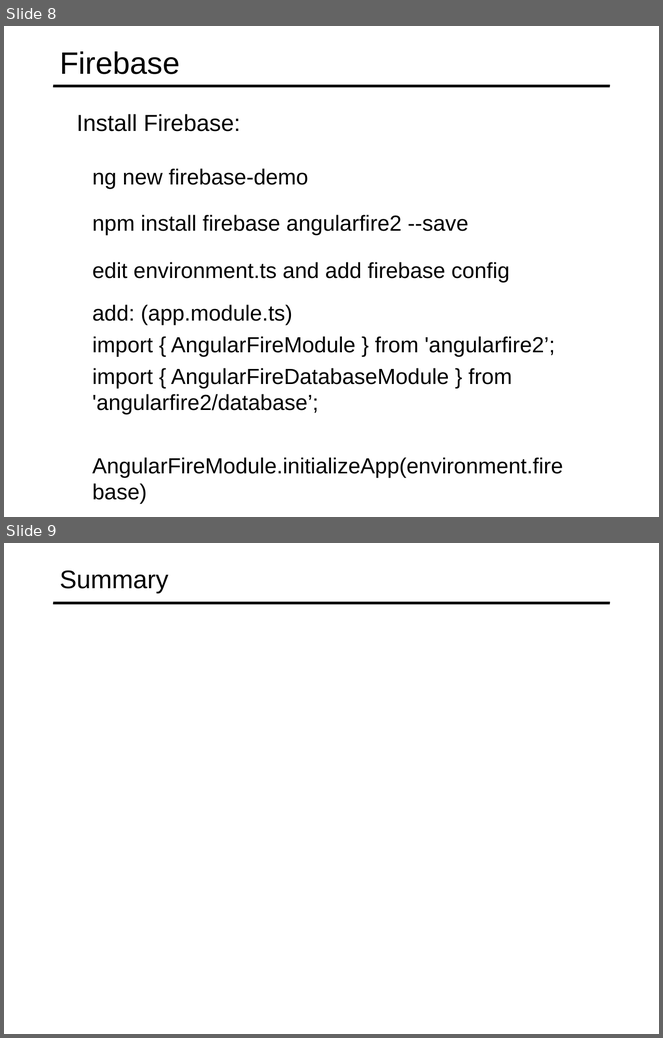
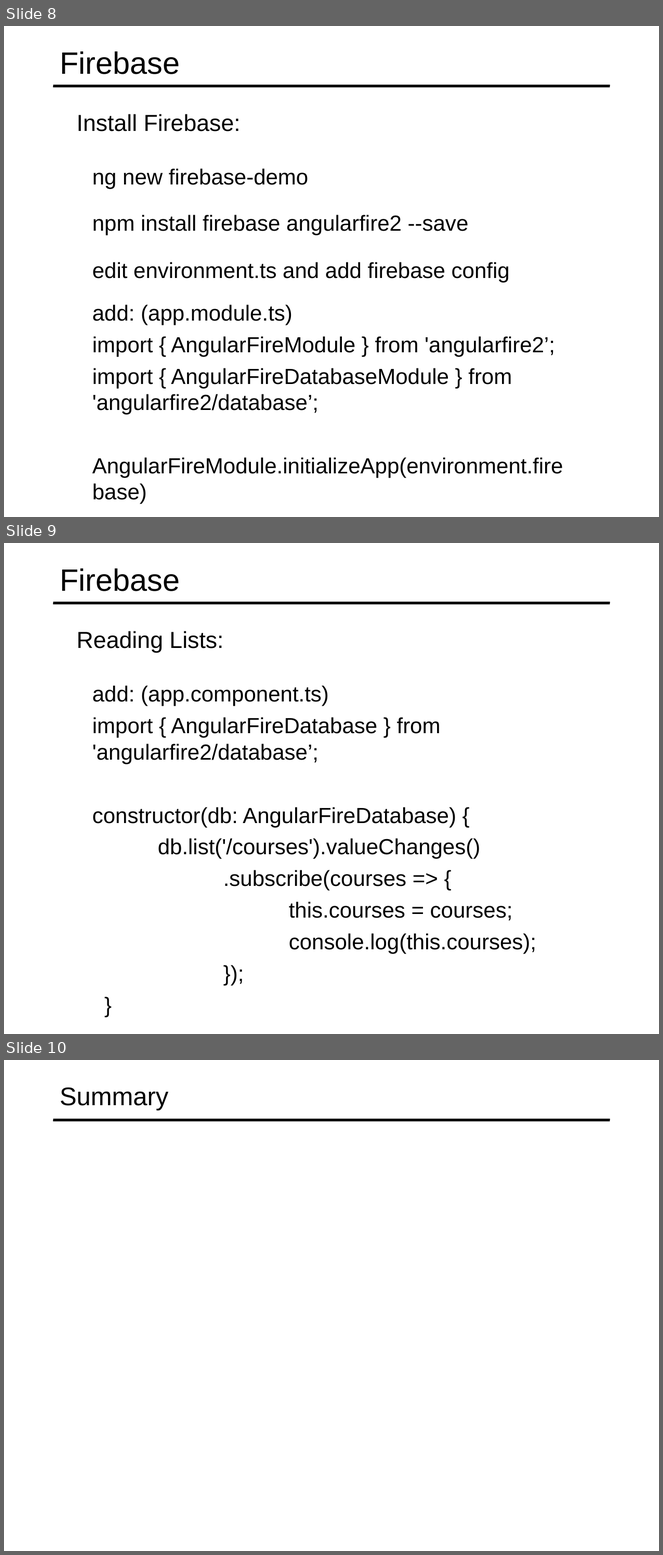
Before and after one commit to specter01wj/Jago_Link_Training, a slide deck: Angular/Angular7/Angular Advanced Course/Essentials/11.Building Real-time Server-less Apps with Firebase/L11_Building Real-time Server-less Apps with Firebase.ppt. Shown one above the other, each under a label of ours: slides 8 and 9 before the commit, slides 8, 9 and 10 after it. The pictures are 663x1038 and 663x1555 pixels, drawn with LibreOffice and Linux fonts; fonts in the diff are those of the drawing. Boxes give left, top, right and bottom in pixels: in the first picture for what was removed or moved away, otherwise in the second. Text is boxed around its words. In the diff, an @@ line names an element or a change of style, - is before the commit and + after.

Commit message:
10/15/2019 v1

```diff
--- a/Angular/Angular7/Angular Advanced Course/Essentials/11.Building Real-time Server-less Apps with Firebase/L11_Building Real-time Server-less Apps with Firebase.ppt
+++ b/Angular/Angular7/Angular Advanced Course/Essentials/11.Building Real-time Server-less Apps with Firebase/L11_Building Real-time Server-less Apps with Firebase.ppt
@@ slide 9 added at (4, 543, 659, 1034), background #FFFFFF; not listed: 1 template element that a slide beside it also shows @@
@@ title added at (60, 568, 180, 591), 34 pt, text #000000 @@
+Firebase
@@ text added at (77, 631, 223, 653), 25.5 pt, text #000000 @@
+  Reading Lists:
@@ text added at (92, 685, 536, 954), 24 pt, text #000000 @@
+  add: (app.component.ts)
+  import { AngularFireDatabase } from 'angularfire2/database’;
+  constructor(db: AngularFireDatabase) {
+  db.list('/courses').valueChanges()
+  .subscribe(courses => {
+  this.courses = courses;
+  console.log(this.courses);
+  });
+  }
@@ what was slide 9 is now slide 10 @@
```
